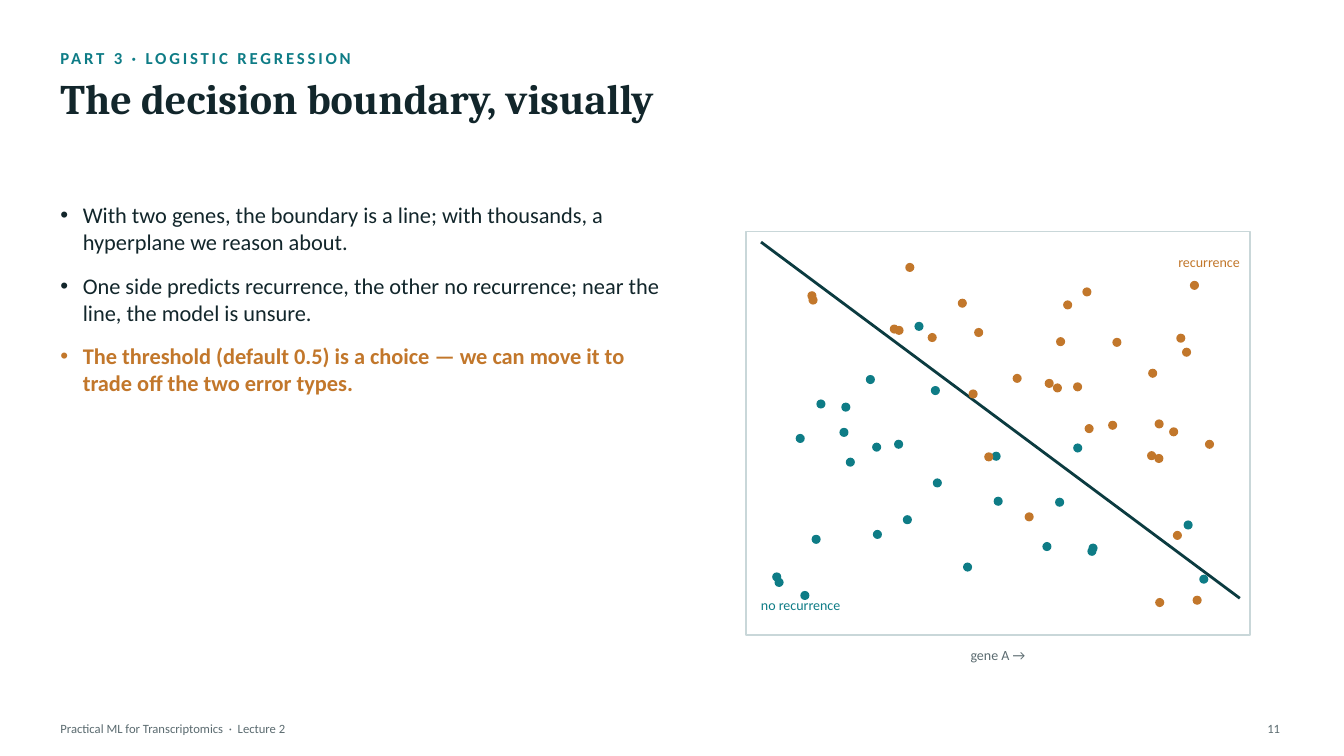
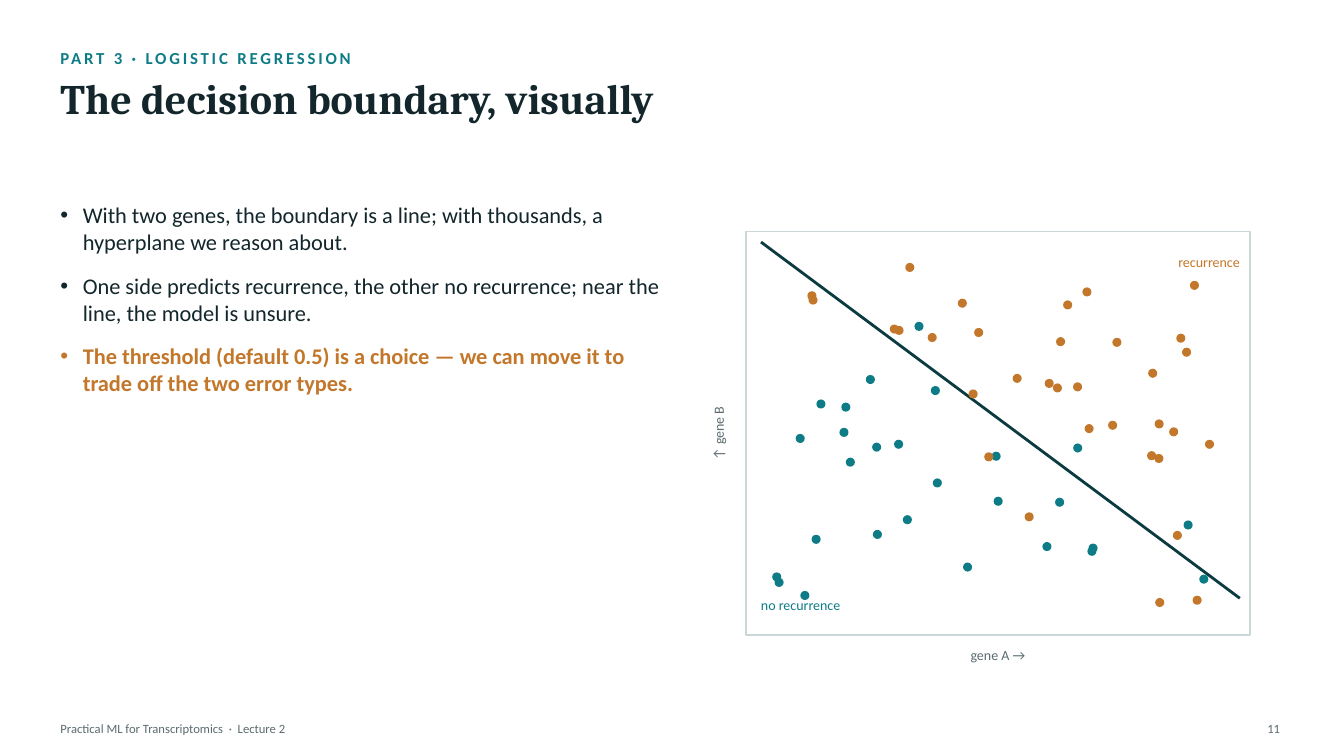
Before and after one commit to zhanyinx/ml26, a slide deck: slide 11 of lessons/lesson02_baseline_model/theory/slides/Lecture2 - Building the First Predictive Model.pptx. Drawn at 1344x756 pixels with LibreOffice and Linux fonts; fonts in the diff are those of the drawing. Boxes give left, top, right and bottom in pixels: in the first picture for what was removed or moved away, otherwise in the second. Text is boxed around its words. In the diff, an @@ line names an element or a change of style, - is before the commit and + after.

Commit message:
:pencil: finalize lecture 2

```diff
--- a/lessons/lesson02_baseline_model/theory/slides/Lecture2 - Building the First Predictive Model.pptx
+++ b/lessons/lesson02_baseline_model/theory/slides/Lecture2 - Building the First Predictive Model.pptx
@@ text added at [711, 407, 728, 444], 10 pt, text #5B6B70 @@
+↑ gene B
```
